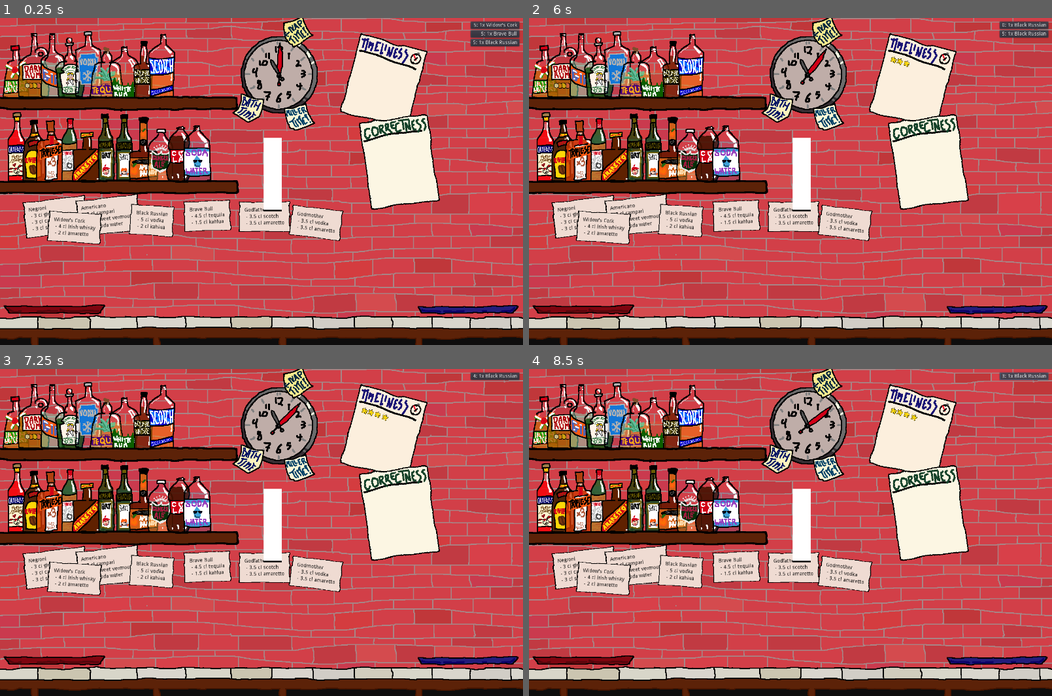
Above: before the commit, frames 1-4 (two rows, left to right).
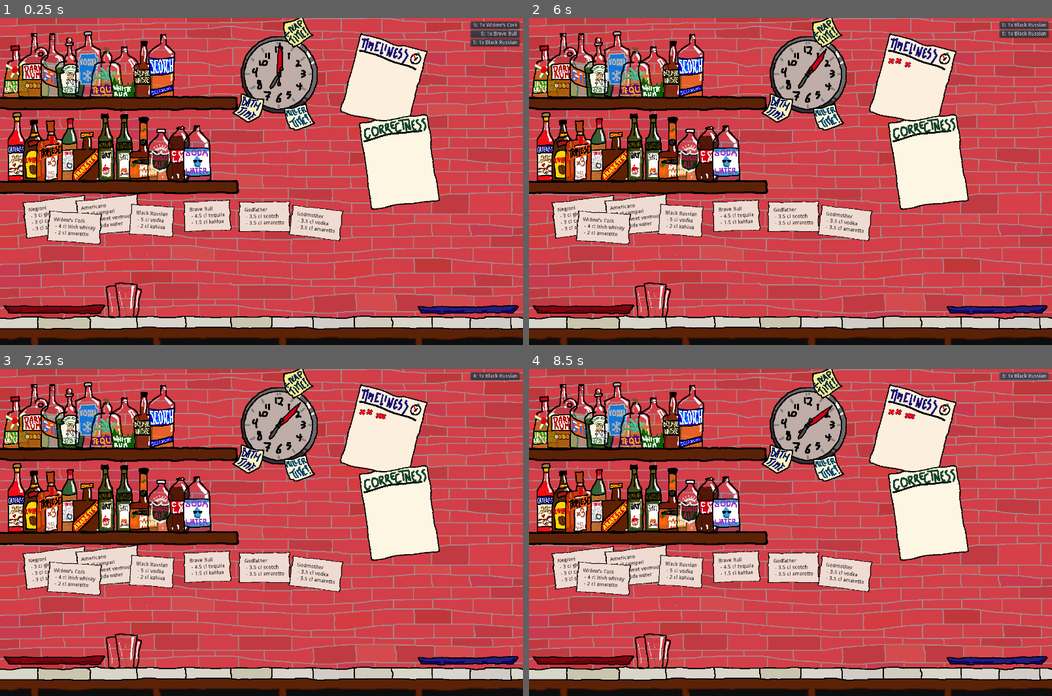
Above: after the commit, the same moments.

Repository: xavierholt/anyone-can-bartend
Game: Godot game, scene res://Bar.tscn
Two runs of this game, one before a commit and one after it. Both use one fixed random seed, a clock stepped at 60 frames per second and the inputs below. The project has no main scene, so this scene is started directly.
Inputs:
- Up to frame 1 (0.25 s): no input
- Up to frame 2 (6 s): click "5: 1x Widow's Cork" at 0.5 s; click "4: 1x Widow's Cork" at 1.25 s; click "3: 1x Widow's Cork" at 2 s; click "3: 1x Brave Bull" at 2.75 s; click "2: 1x Widow's Cork" at 3.5 s; click "1: 1x Widow's Cork" at 4.25 s; click "0: 1x Widow's Cork" at 5 s; click "0: 1x Brave Bull" at 5.75 s
- Up to frame 3 (7.25 s): click "0: 1x Black Russian" at 6.5 s
- Up to frame 4 (8.5 s): click "4: 1x Black Russian" at 7.25 s; click "3: 1x Black Russian" at 8 s

The runs differ from the first frame. In frame 1, 1.1% of the frame differs, in the area x 20-55%, y 12-92%; in frame 2, 1.2%; in frame 3, 1.2%, in the area x 20-75%, y 11-92%; in frame 4, 1.2%.

Commit message:
Glasses; poster scoring.

Diff:
--- a/Bar.gd
+++ b/Bar.gd
@@ -65,7 +65,8 @@
 		i += 1
 
 func _physics_process(delta):
-	if pouring: source.pour(target)
+	if pouring and source:
+		source.pour(target)
 
 func click(slot):
 	target = slot.item()
--- a/Bar.tscn
+++ b/Bar.tscn
@@ -36,12 +36,18 @@
 [ext_resource path="res://Bottles/Cola.png" type="Texture" id=34]
 [ext_resource path="res://Bottles/Soda Water.png" type="Texture" id=35]
 [ext_resource path="res://Shelves/Bottom Shelf.png" type="Texture" id=36]
-[ext_resource path="res://Shelves/Counter.png" type="Texture" id=37]
-[ext_resource path="res://Shelves/Red Tray.png" type="Texture" id=38]
-[ext_resource path="res://Shelves/Blue Tray.png" type="Texture" id=39]
-[ext_resource path="res://Store.tscn" type="PackedScene" id=40]
-[ext_resource path="res://Cursor.gd" type="Script" id=41]
-[ext_resource path="res://Order.tscn" type="PackedScene" id=42]
+[ext_resource path="res://Store.gd" type="Script" id=37]
+[ext_resource path="res://Glasses/Default Store.png" type="Texture" id=38]
+[ext_resource path="res://Shelves/Counter.png" type="Texture" id=39]
+[ext_resource path="res://Shelves/Red Tray.png" type="Texture" id=40]
+[ext_resource path="res://Shelves/Blue Tray.png" type="Texture" id=41]
+[ext_resource path="res://Cursor.gd" type="Script" id=42]
+[ext_resource path="res://Order.tscn" type="PackedScene" id=43]
+
+[sub_resource type="RectangleShape2D" id=1]
+
+custom_solver_bias = 0.0
+extents = Vector2( 50, 50 )
 
 [node name="Bar" type="Node" index="0"]
 
@@ -54,7 +60,7 @@
 [node name="LevelTimer" type="Timer" parent="Timers" index="0"]
 
 process_mode = 1
-wait_time = 60.0
+wait_time = 300.0
 one_shot = true
 autostart = true
 
@@ -73,6 +79,8 @@
 _sections_unfolded = [ "Offset" ]
 
 [node name="Posters" type="Node" parent="." index="2"]
+
+editor/display_folded = true
 
 [node name="Timeliness" type="Sprite" parent="Posters" index="0"]
 
@@ -139,6 +147,7 @@
 
 [node name="Bases" type="Node2D" parent="." index="4"]
 
+editor/display_folded = true
 position = Vector2( 45, 220 )
 _sections_unfolded = [ "Transform", "Z Index" ]
 
@@ -309,6 +318,7 @@
 
 [node name="Mixers" type="Node2D" parent="." index="5"]
 
+editor/display_folded = true
 position = Vector2( 45, 450 )
 _sections_unfolded = [ "Transform" ]
 
@@ -502,85 +512,119 @@
 [node name="Counter" type="Node2D" parent="." index="6"]
 
 editor/display_folded = true
-position = Vector2( 350, 825 )
-_sections_unfolded = [ "Transform" ]
-
-[node name="Slot1" parent="Counter" index="0" instance=ExtResource( 13 )]
-
-[node name="Slot2" parent="Counter" index="1" instance=ExtResource( 13 )]
+position = Vector2( 0, 825 )
+_sections_unfolded = [ "Transform" ]
+
+[node name="Slots" type="Node2D" parent="Counter" index="0"]
+
+editor/display_folded = true
+position = Vector2( 420, 0 )
+_sections_unfolded = [ "Transform" ]
+
+[node name="Slot1" parent="Counter/Slots" index="0" instance=ExtResource( 13 )]
+
+[node name="Slot2" parent="Counter/Slots" index="1" instance=ExtResource( 13 )]
 
 position = Vector2( 50, 0 )
 _sections_unfolded = [ "Transform" ]
 
-[node name="Slot3" parent="Counter" index="2" instance=ExtResource( 13 )]
+[node name="Slot3" parent="Counter/Slots" index="2" instance=ExtResource( 13 )]
 
 position = Vector2( 100, 0 )
 _sections_unfolded = [ "Transform" ]
 
-[node name="Slot4" parent="Counter" index="3" instance=ExtResource( 13 )]
+[node name="Slot4" parent="Counter/Slots" index="3" instance=ExtResource( 13 )]
 
 position = Vector2( 150, 0 )
 _sections_unfolded = [ "Transform" ]
 
-[node name="Slot5" parent="Counter" index="4" instance=ExtResource( 13 )]
+[node name="Slot5" parent="Counter/Slots" index="4" instance=ExtResource( 13 )]
 
 position = Vector2( 200, 0 )
 _sections_unfolded = [ "Transform" ]
 
-[node name="Slot6" parent="Counter" index="5" instance=ExtResource( 13 )]
+[node name="Slot6" parent="Counter/Slots" index="5" instance=ExtResource( 13 )]
 
 position = Vector2( 250, 0 )
 _sections_unfolded = [ "Transform" ]
 
-[node name="Slot7" parent="Counter" index="6" instance=ExtResource( 13 )]
+[node name="Slot7" parent="Counter/Slots" index="6" instance=ExtResource( 13 )]
 
 position = Vector2( 300, 0 )
 _sections_unfolded = [ "Transform" ]
 
-[node name="Slot8" parent="Counter" index="7" instance=ExtResource( 13 )]
+[node name="Slot8" parent="Counter/Slots" index="7" instance=ExtResource( 13 )]
 
 position = Vector2( 350, 0 )
 _sections_unfolded = [ "Transform" ]
 
-[node name="Slot9" parent="Counter" index="8" instance=ExtResource( 13 )]
+[node name="Slot9" parent="Counter/Slots" index="8" instance=ExtResource( 13 )]
 
 position = Vector2( 400, 0 )
 _sections_unfolded = [ "Transform" ]
 
-[node name="Slot10" parent="Counter" index="9" instance=ExtResource( 13 )]
+[node name="Slot10" parent="Counter/Slots" index="9" instance=ExtResource( 13 )]
 
 position = Vector2( 450, 0 )
 _sections_unfolded = [ "Transform" ]
 
-[node name="Slot11" parent="Counter" index="10" instance=ExtResource( 13 )]
+[node name="Slot11" parent="Counter/Slots" index="10" instance=ExtResource( 13 )]
 
 position = Vector2( 500, 0 )
 _sections_unfolded = [ "Transform" ]
 
-[node name="Slot12" parent="Counter" index="11" instance=ExtResource( 13 )]
+[node name="Slot12" parent="Counter/Slots" index="11" instance=ExtResource( 13 )]
 
 position = Vector2( 550, 0 )
 _sections_unfolded = [ "Transform" ]
 
-[node name="Slot13" parent="Counter" index="12" instance=ExtResource( 13 )]
+[node name="Slot13" parent="Counter/Slots" index="12" instance=ExtResource( 13 )]
 
 position = Vector2( 600, 0 )
 _sections_unfolded = [ "Transform" ]
 
-[node name="Slot14" parent="Counter" index="13" instance=ExtResource( 13 )]
+[node name="Slot14" parent="Counter/Slots" index="13" instance=ExtResource( 13 )]
 
 position = Vector2( 650, 0 )
 _sections_unfolded = [ "Transform" ]
 
-[node name="Slot15" parent="Counter" index="14" instance=ExtResource( 13 )]
+[node name="Slot15" parent="Counter/Slots" index="14" instance=ExtResource( 13 )]
 
 position = Vector2( 700, 0 )
 _sections_unfolded = [ "Transform" ]
 
-[node name="Shelf" type="Sprite" parent="Counter" index="15"]
-
-position = Vector2( -350, -13 )
-texture = ExtResource( 37 )
+[node name="Default Store" type="Node2D" parent="Counter" index="1"]
+
+editor/display_folded = true
+position = Vector2( 340, -52 )
+_sections_unfolded = [ "Transform" ]
+
+[node name="Area2D" type="Area2D" parent="Counter/Default Store" index="0"]
+
+input_pickable = true
+gravity_vec = Vector2( 0, 1 )
+gravity = 98.0
+linear_damp = 0.1
+angular_damp = 1.0
+audio_bus_override = false
+audio_bus_name = "Master"
+script = ExtResource( 37 )
+sname = "Glass"
+
+[node name="Click" type="CollisionShape2D" parent="Counter/Default Store/Area2D" index="0"]
+
+shape = SubResource( 1 )
+
+[node name="Sprite" type="Sprite" parent="Counter/Default Store" index="1"]
+
+texture = ExtResource( 38 )
+offset = Vector2( 10, 0 )
+_sections_unfolded = [ "Offset" ]
+
+[node name="Shelf" type="Sprite" parent="Counter" index="2"]
+
+position = Vector2( 0, -13 )
+texture = ExtResource( 39 )
 centered = false
 _sections_unfolded = [ "Offset", "Transform" ]
 
@@ -669,16 +713,12 @@
 position = Vector2( 50, 500 )
 _sections_unfolded = [ "Transform" ]
 
-[node name="Store" parent="." index="10" instance=ExtResource( 40 )]
-
-position = Vector2( 751, 530 )
-sname = "Glass"
+[node name="Stores" type="Node2D" parent="." index="10"]
 
 [node name="Cursor" type="Node2D" parent="." index="11"]
 
-editor/display_folded = true
 position = Vector2( 0, -1 )
-script = ExtResource( 41 )
+script = ExtResource( 42 )
 _sections_unfolded = [ "Transform" ]
 
 [node name="Holder" type="Node2D" parent="Cursor" index="0"]
--- /dev/null
+++ b/Fail.tscn
@@ -0,0 +1,9 @@
+[gd_scene load_steps=2 format=2]
+
+[ext_resource path="res://Decals/Poop7.png" type="Texture" id=1]
+
+[node name="Fail" type="Sprite"]
+
+scale = Vector2( 0.2, 0.2 )
+texture = ExtResource( 1 )
+_sections_unfolded = [ "Transform" ]
--- a/Glass.gd
+++ b/Glass.gd
@@ -1,29 +1,4 @@
 tool extends "res://Vessel.gd"
-
-var outline_points
-var filling_points
 
 var source = true
 var target = true
-
-func _draw():
-	var v = volume / 10.0
-	filling_points[1] = 4 * Vector2(-2 - 2*v, -15*v)
-	filling_points[2] = 4 * Vector2(+2 + 2*v, -15*v)
-	draw_colored_polygon(filling_points, color)
-	draw_polyline(outline_points, Color(0, 0, 0))
-
-func _ready():
-	outline_points = PoolVector2Array()
-	filling_points = PoolVector2Array()
-
-	outline_points.push_back(4 * Vector2(-2, 0))
-	outline_points.push_back(4 * Vector2(-4, -15))
-	outline_points.push_back(4 * Vector2(+4, -15))
-	outline_points.push_back(4 * Vector2(+2, 0))
-	outline_points.push_back(4 * Vector2(-2, 0))
-
-	filling_points.push_back(4 * Vector2(-2, 0))
-	filling_points.push_back(4 * Vector2(-3, -7.5))
-	filling_points.push_back(4 * Vector2(+3, -7.5))
-	filling_points.push_back(4 * Vector2(+2, 0))
--- a/Glass.tscn
+++ b/Glass.tscn
@@ -1,8 +1,21 @@
-[gd_scene load_steps=2 format=2]
+[gd_scene load_steps=4 format=2]
 
 [ext_resource path="res://Glass.gd" type="Script" id=1]
+[ext_resource path="res://Glasses/Draw.gd" type="Script" id=2]
+[ext_resource path="res://Glasses/Default.png" type="Texture" id=3]
 
 [node name="Glass" type="Node2D"]
 
 script = ExtResource( 1 )
 color = Color( 0.5, 0.5, 0.5, 1 )
+
+[node name="Fluid" type="Node2D" parent="." index="0"]
+
+script = ExtResource( 2 )
+
+[node name="Glass" type="Sprite" parent="." index="1"]
+
+texture = ExtResource( 3 )
+centered = false
+offset = Vector2( -32, -97 )
+_sections_unfolded = [ "Offset" ]
--- /dev/null
+++ b/Glasses/Draw.gd
@@ -0,0 +1,20 @@
+extends Node2D
+
+var filling_points
+
+func _draw():
+	var c = get_parent().color
+	var v = get_parent().volume / 2
+	filling_points[1] = Vector2(-18 - 2*v, -15*v)
+	filling_points[2] = Vector2(+18 + 2*v, -15*v)
+	draw_colored_polygon(filling_points, c)
+
+func _ready():
+	filling_points = PoolVector2Array()
+	filling_points.push_back(Vector2(-18, 0))
+	filling_points.push_back(Vector2(-18, 0))
+	filling_points.push_back(Vector2(+18, 0))
+	filling_points.push_back(Vector2(+18, 0))
+
+func _process(delta):
+	update()
--- a/Order.gd
+++ b/Order.gd
@@ -16,6 +16,17 @@
 func _pressed():
 	fulfill()
 
+func score(drink):
+	var post = get_node("/root/Bar/Posters/Correctness")
+	var list = recipe.map(drink)
+	for k in list.data:
+		if not recipe.fluids.has(k):
+			post.add_fail()
+			continue
+		var p = abs(list.get(k) / recipe.fluids[k])
+		if p < 0.1: post.add_star()
+		if p > 0.6: post.add_fail()
+
 func fulfill():
 	var s = get_node("/root/Bar/ServeTray/Slots")
 	var drinks = []
@@ -28,18 +39,18 @@
 	if len(drinks) != 1:
 		print("Only deliver one drink at at time!")
 		return
+	if remaining >= threshold:
+		get_node("/root/Bar/Posters/Timeliness").add_star()
 	for k in drinks[0].fluids:
 		print(k + ": " + str(drinks[0].fluids[k]))
-	var score = recipe.score(drinks[0])
-	print("Order fulfilled! :)")
-	print(" - " + recipe.name + ": " + str(score) + " stars")
+	score(drinks[0])
 	drinks[0].queue_free()
 	queue_free()
 
 func tick():
 	if remaining <= 0:
 		#TODO: Complain!
-		get_node("/root/Bar/Posters/Timeliness").add_star()
+		get_node("/root/Bar/Posters/Timeliness").add_fail()
 		queue_free()
 		return
 	remaining -= 1
--- a/Posters/Poster.gd
+++ b/Posters/Poster.gd
@@ -1,23 +1,26 @@
 tool extends Node2D
-
-var w = 200
-var h = 200
 
 export (int) var sideroom = 15
 export (int) var headroom = 60
 export (int) var columns  = 8
 
-var stars = 0
-var scene = load("res://Star.tscn")
+var decals = 0
+var star   = load("res://Star.tscn")
+var fail   = load("res://Fail.tscn")
+
+func add(decal):
+	var x = (decals % columns) * 20 + 10 + randi() % 10
+	var y = (decals / columns) * 20 + 10 + randi() % 10
+
+	add_child(decal)
+	decal.position = Vector2(sideroom + x, headroom + y)
+	decal.rotation = randf() * 0.5 - 0.25
+	decals += 1
+
+func add_fail():
+	add(fail.instance())
 
 func add_star():
-	var s = scene.instance()
+	add(star.instance())
 #	var t = load("res://Decals/Star" + str(randi() % 9 + 1) + ".png")
 #	s.set_texture(t)
-	var x = (stars % columns) * 20 + 10 + randi() % 10
-	var y = (stars / columns) * 20 + 10 + randi() % 10
-
-	add_child(s)
-	s.position = Vector2(sideroom + x, headroom + y)
-	s.rotation = randf() * 0.5 - 0.25
-	stars     += 1
--- a/Recipe.gd
+++ b/Recipe.gd
@@ -9,13 +9,17 @@
 	fluids = f
 	solids = s
 
-func score(drink):
-	var rank = 5.0
+func map(drink):
 	var list = Map.new()
 	for f in fluids:
 		list.set(f, fluids[f])
 	for f in drink.fluids:
 		list.sub(f, drink.fluids[f])
+	return list
+
+func score(drink):
+	var rank = 5.0
+	var list = map(drink)
 	for v in list.values():
 		rank -= abs(v)
 	return rank
--- a/Store.gd
+++ b/Store.gd
@@ -1,4 +1,4 @@
-extends Node2D
+extends Area2D
 
 export (String) var sname
 
@@ -6,3 +6,12 @@
 
 func _ready():
 	scene = load("res://" + sname + ".tscn")
+
+func _input_event(viewport, event, shape):
+	if event is InputEventMouseButton:
+		if event.is_pressed():
+			var bar = get_node("/root/Bar")
+			if bar.source == null:
+				var new = scene.instance()
+				bar.cursor.grab(new)
+				bar.source = new
--- a/Store.tscn
+++ /dev/null
@@ -1,36 +0,0 @@
-[gd_scene load_steps=5 format=2]
-
-[ext_resource path="res://Store.gd" type="Script" id=1]
-[ext_resource path="res://StoreClick.gd" type="Script" id=2]
-[ext_resource path="res://Holder.gd" type="Script" id=3]
-
-[sub_resource type="RectangleShape2D" id=1]
-
-custom_solver_bias = 0.0
-extents = Vector2( 20, 40 )
-
-[node name="Store" type="Node2D"]
-
-script = ExtResource( 1 )
-sname = null
-
-[node name="Click" type="Area2D" parent="." index="0"]
-
-position = Vector2( 0, -40 )
-input_pickable = true
-gravity_vec = Vector2( 0, 1 )
-gravity = 98.0
-linear_damp = 0.1
-angular_damp = 1.0
-audio_bus_override = false
-audio_bus_name = "Master"
-script = ExtResource( 2 )
-_sections_unfolded = [ "Transform" ]
-
-[node name="Shape" type="CollisionShape2D" parent="Click" index="0"]
-
-shape = SubResource( 1 )
-
-[node name="Art" type="Node2D" parent="." index="1"]
-
-script = ExtResource( 3 )
--- a/StoreClick.gd
+++ /dev/null
@@ -1,10 +0,0 @@
-extends Area2D
-
-func _input_event(viewport, event, shape):
-	if event is InputEventMouseButton:
-		if event.is_pressed():
-			var bar = get_node("/root/Bar")
-			if bar.source == null:
-				var new = get_parent().scene.instance()
-				bar.get_node("Cursor").grab(new)
-				bar.source = new
Not shown: 4 places in Bar.tscn that only renumber resources
Binary file added: Glasses/Default Store.png
Binary file added: Glasses/Default.png
Binary file added: Glasses/Default0.png
